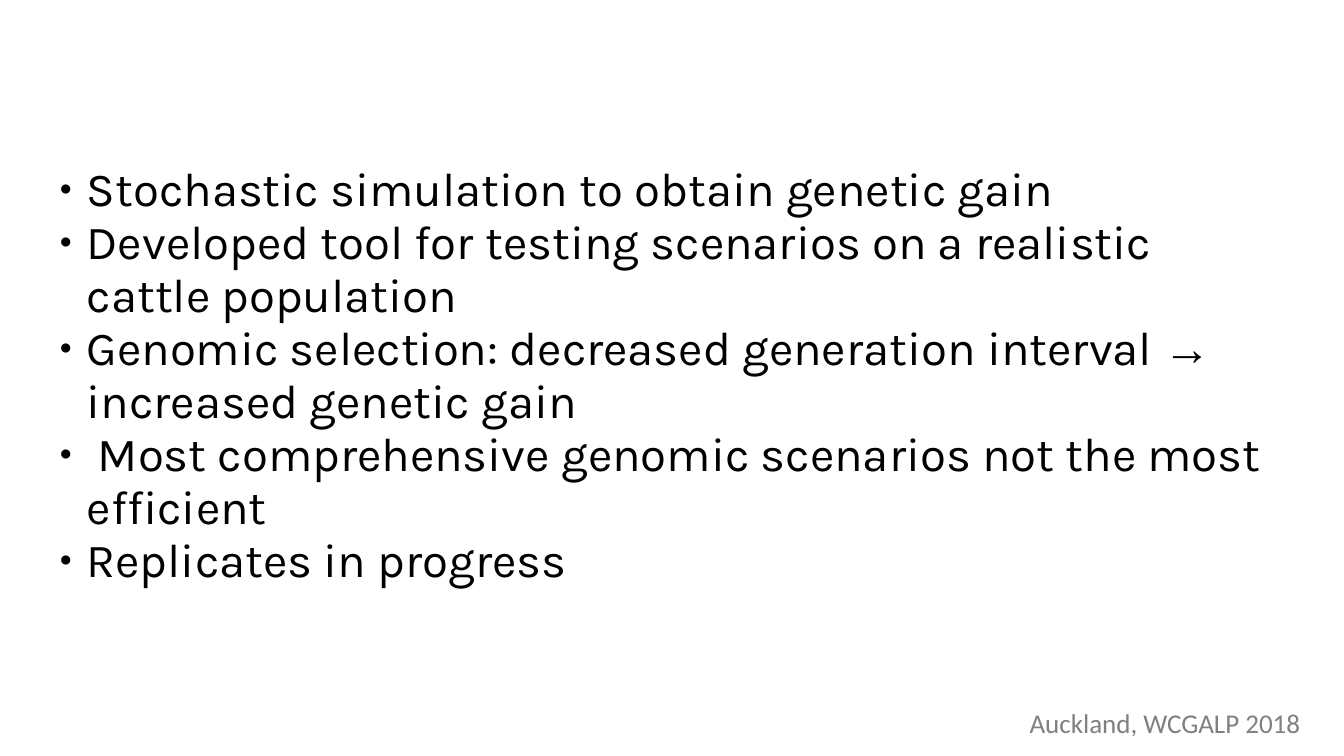
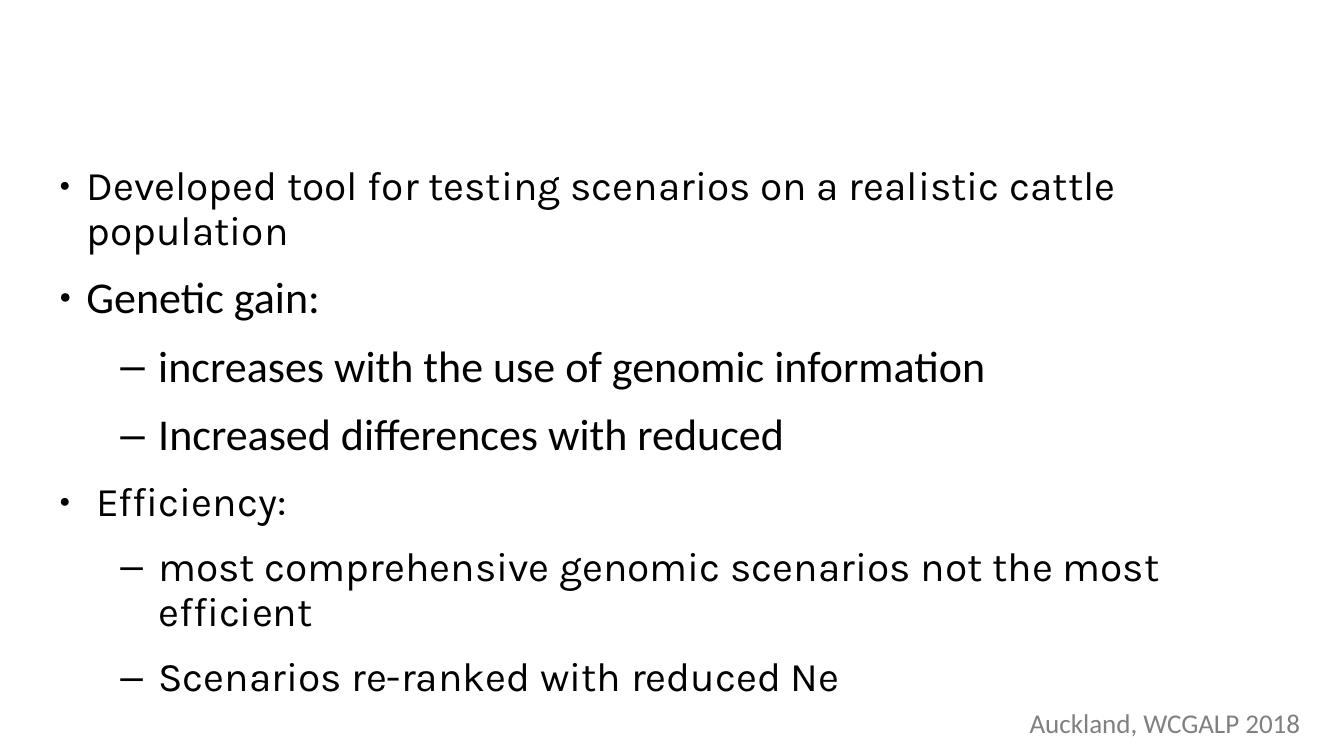
Before and after one commit to janaobsteter/Genotype_CODES, a slide deck: slide 14 of WCGALP_Predstavitev_01022018.ppt (slide 12 before the commit). Drawn at 1344x756 pixels with LibreOffice and Linux fonts; fonts in the diff are those of the drawing; background and template pictures are left out. Boxes give left, top, right and bottom in pixels: in the first picture for what was removed or moved away, otherwise in the second. Text is boxed around its words. In the diff, an @@ line names an element or a change of style, - is before the commit and + after.

```diff
--- a/WCGALP_Predstavitev_01022018.ppt
+++ b/WCGALP_Predstavitev_01022018.ppt
@@ text at <box>86,172,1116,255</box>: size 28 to 24 pt in "Developed tool for testing scenarios on a ..."; more space between paragraphs @@
@@ text at <box>87,173,1054,218</box>: paragraph removed @@
-● Stochastic simulation to obtain genetic gain
@@ text at <box>86,282,1160,692</box>: text changed; size 28 to 24 pt @@
-● Genomic selection: decreased generation interval → increased genetic gain
-● Most comprehensive genomic scenarios not the most efficient
-● Replicates in progress
+● Genetic gain:
+  – increases with the use of genomic information
+  – Increased differences with reduced
+● Efficiency:
+  – most comprehensive genomic scenarios not the most efficient
+  – Scenarios re-ranked with reduced Ne
```
Also in this commit, not shown: 6 other slides changed, 3 slides added, 1 slide removed, 4 other files.
